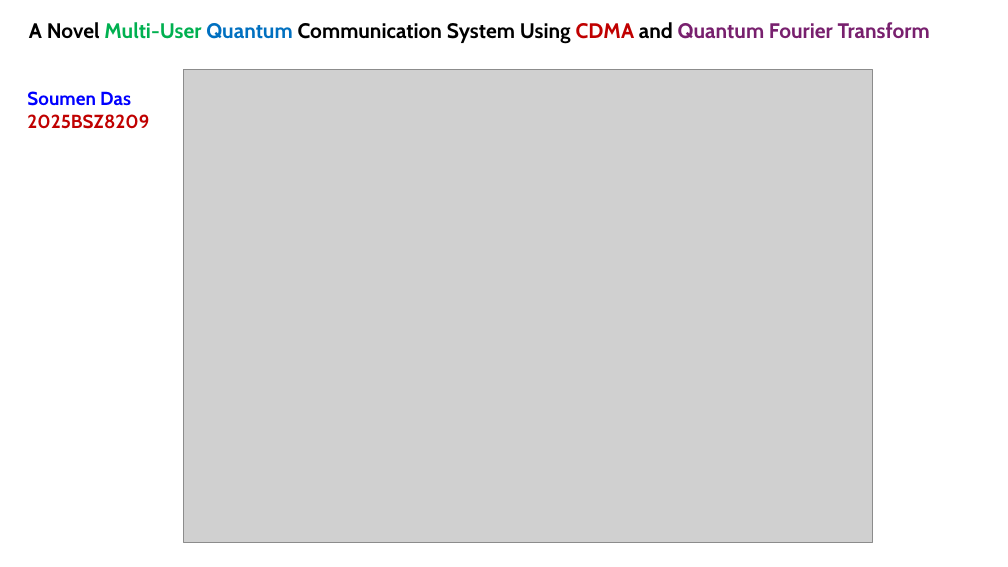
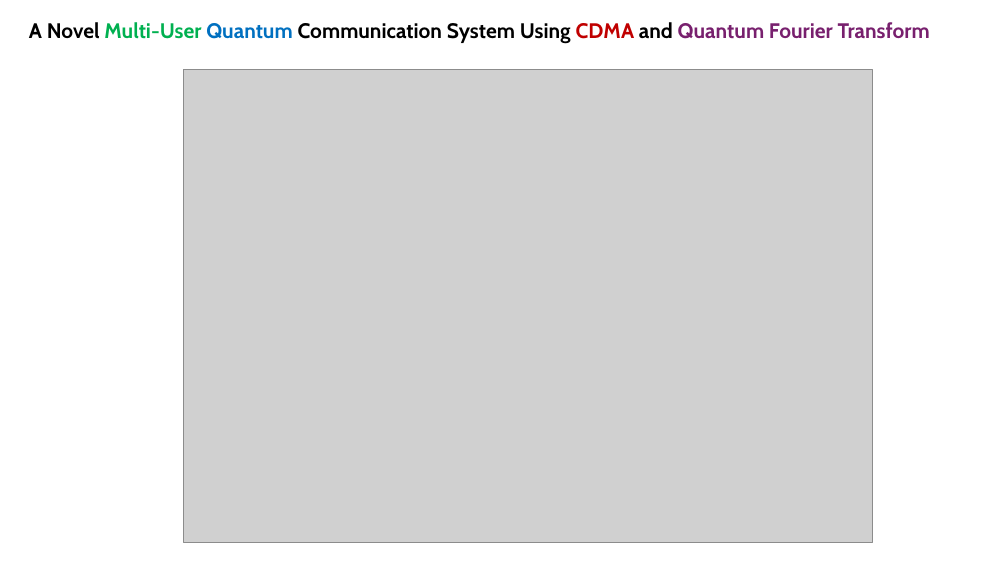
Before and after one commit to Das-Soumen-CS/2025BSZ8209, a slide deck: slide 2 of QCDMA_2025BSZ8209.pptx (slide 1 before the commit). Drawn at 1008x567 pixels with LibreOffice and Linux fonts; fonts in the diff are those of the drawing; grey boxes stand for pictures. Boxes give left, top, right and bottom in pixels: in the first picture for what was removed or moved away, otherwise in the second. Text is boxed around its words. In the diff, an @@ line names an element or a change of style, - is before the commit and + after.

```diff
--- a/QCDMA_2025BSZ8209.pptx
+++ b/QCDMA_2025BSZ8209.pptx
@@ text removed at [27, 91, 149, 129] @@
-Soumen Das
-2025BSZ8209
```
Also in this commit, not shown: 9 slides added, 1 other file.
